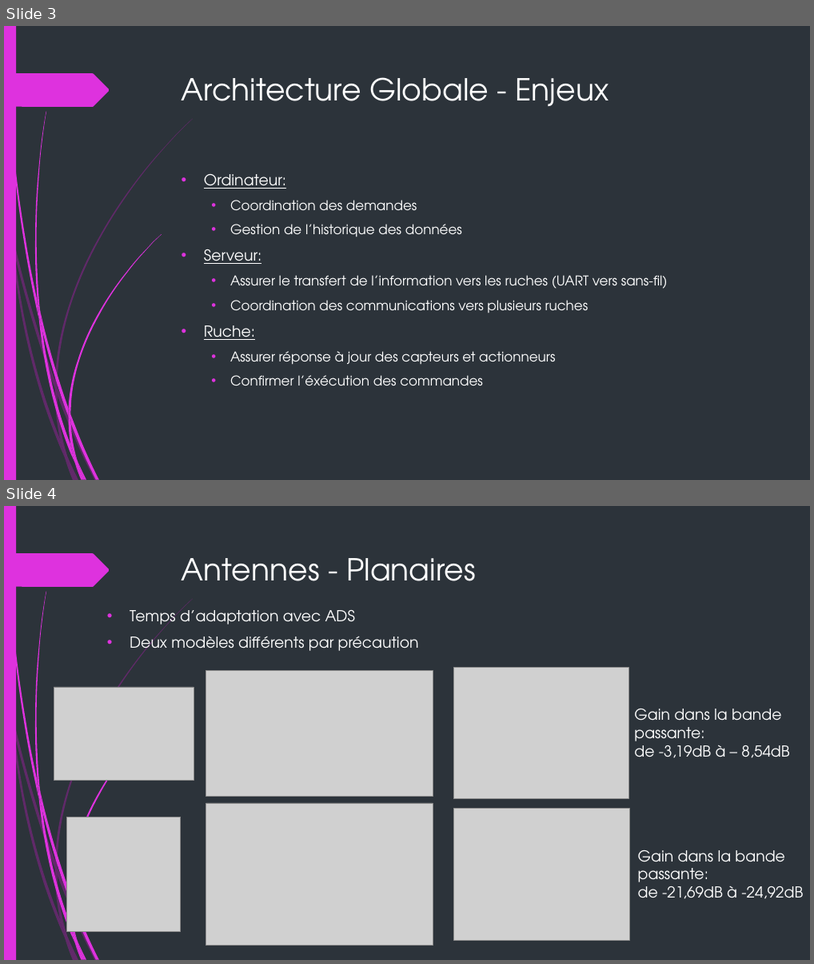
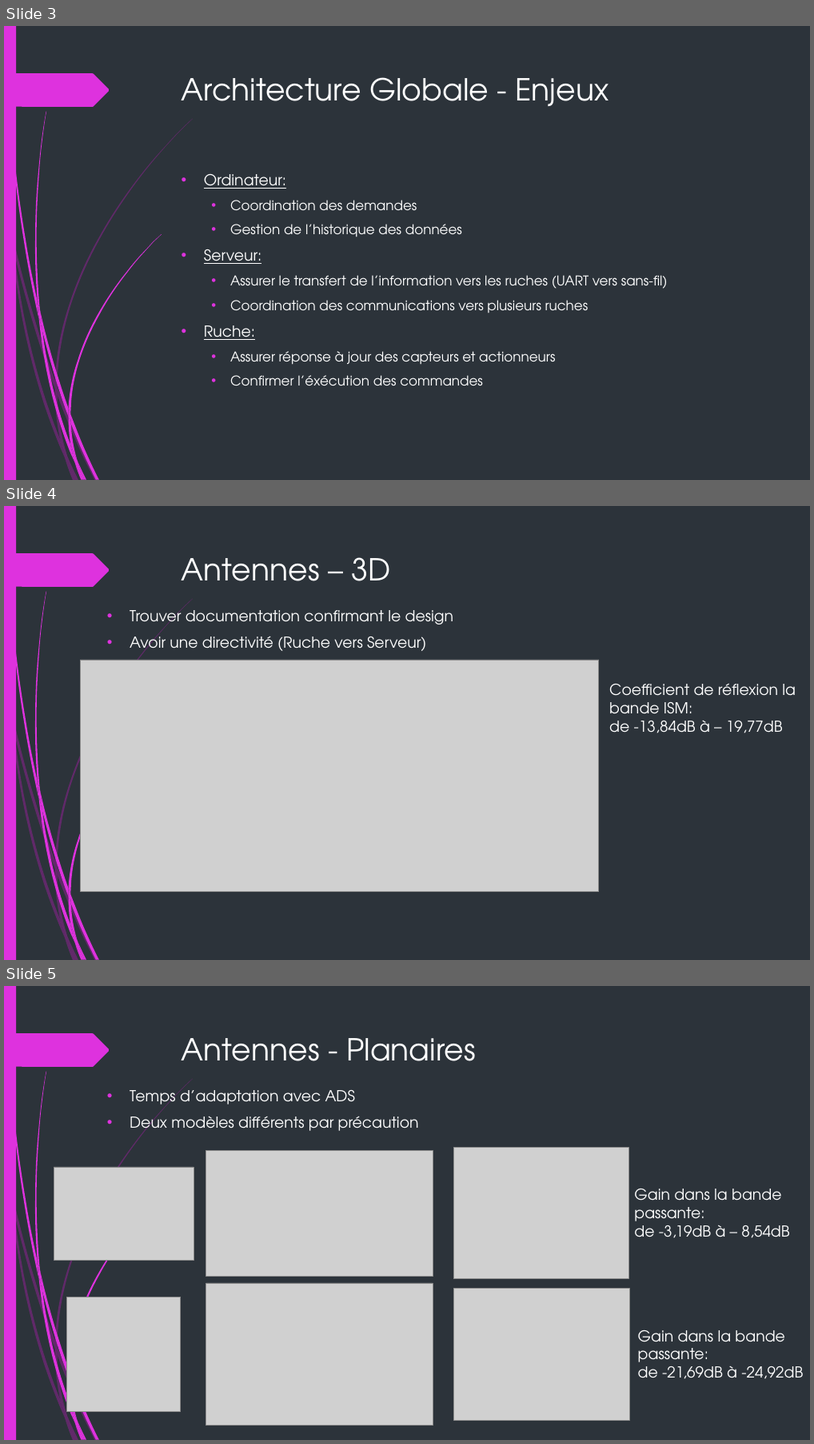
Before and after one commit to fisj2002/Projet_S6_Documentation, a slide deck: Présentation Finale – P3.pptx. Shown one above the other, each under a label of ours: slides 3 and 4 before the commit, slides 3, 4 and 5 after it. The pictures are 814x964 and 814x1444 pixels, drawn with LibreOffice and Linux fonts; fonts in the diff are those of the drawing; grey boxes stand for pictures. Boxes give left, top, right and bottom in pixels: in the first picture for what was removed or moved away, otherwise in the second. Text is boxed around its words. In the diff, an @@ line names an element or a change of style, - is before the commit and + after.

Commit message:
Modification de la partie Protocole et Architecture Globale et ajout de l'antenne 3D

```diff
--- a/Présentation Finale – P3.pptx
+++ b/Présentation Finale – P3.pptx
@@ slide 4 added at <box>4,506,810,960</box>, background #2C333A; not listed: 24 template elements that a slide beside it also shows @@
@@ title added at <box>182,557,391,581</box>, 36 pt, text #FFFFFF @@
+Antennes – 3D
@@ text added at <box>130,610,454,654</box>, 18 pt, text #FFFFFF @@
+• Trouver documentation confirmant le design
+• Avoir une directivité (Ruche vers Serveur)
@@ picture added at <box>80,660,599,892</box> @@
@@ text added at <box>610,683,796,733</box>, 18 pt, text #FFFFFF @@
+Coefficient de réflexion la bande ISM:
+de -13,84dB à – 19,77dB
@@ what was slide 4 is now slide 5 @@
```
Also in this commit, not shown: 3 slides changed, 1 other slide added, 2 slides removed.
